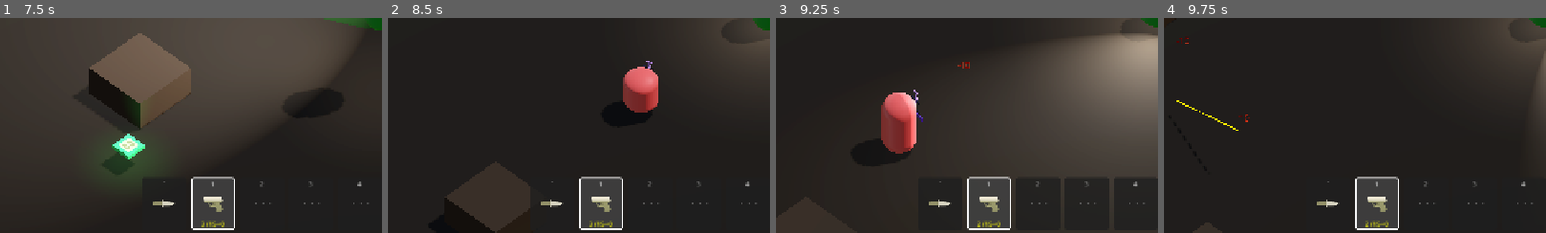
Above: before the commit, frames 1-4 (left to right).
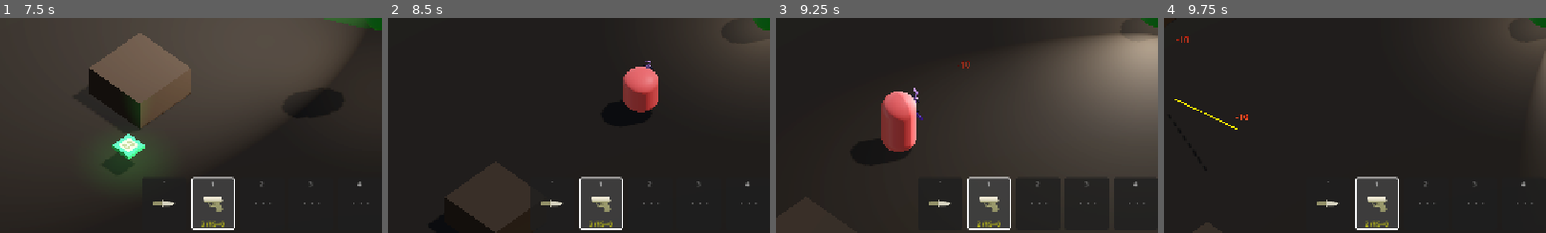
Above: after the commit, the same moments.

Repository: Kyulhee/battle-capsule
Game: Godot game, scene res://src/Main.tscn
Same seed, same stepped clock (60 frames per second), same inputs: the game is played once before the commit and once after it.
Inputs (mouse positions are % of the whole screen's width and height, from its top left):
- Up to frame 1 (7.5 s): click "START MATCH" at 0.5 s; click "START MATCH" at 1.25 s; click "쉬움" at 2 s; click "보통" at 2.75 s; click "어려움" at 3.5 s; click "지옥" at 4.25 s; click "RECORDS" at 5 s; click "선택" at 5.75 s; tap Enter at 6.5 s; move the mouse to (72, 45) at 6.52 s; press the mouse at (72, 45) at 6.53 s; hold D (ui_right) 6.53-7.28 s; tap Space at 6.77 s; move the mouse to (30, 55) at 7.27 s; release the mouse at (30, 55) at 7.28 s; hold S (ui_down) from 7.28 s (still down); tap Q (heal) at 7.35 s
- Up to frame 2 (8.5 s): tap Space at 7.52 s; move the mouse to (60, 28) at 8.02 s; release S (ui_down) at 8.03 s; hold D (ui_right) from 8.03 s (still down); tap F (interact) at 8.1 s
- Up to frame 3 (9.25 s): move the mouse to (45, 70) at 8.77 s; release D (ui_right) at 8.78 s; hold W (ui_up) from 8.78 s (still down); tap C at 8.85 s; click (45, 70) at 8.92 s; tap Space at 9.02 s
- Up to frame 4 (9.75 s): move the mouse to (80, 65) at 9.52 s; release W (ui_up) at 9.53 s; hold A (ui_left) from 9.53 s (still down); tap 1 at 9.6 s
The pictures show only the part of the screen within x 0-50%, y 48-98%; the shares and areas given below are measured in that part.

Frame 1 is identical in both runs. In frame 2, 0.1% of the frame differs, in the area x 61-71%, y 20-44%; in frame 3, 0.2%; in frame 4, 0.2%, in the area x 2-23%, y 8-53%.

Commit message:
refactor: extract player slot hud renderer

Diff:
--- a/src/entities/player/Player.gd
+++ b/src/entities/player/Player.gd
@@ -68,6 +68,7 @@
 const DropDisplayCatalogScript = preload("res://src/core/DropDisplayCatalog.gd")
 const ItemDisplayFormatterScript = preload("res://src/core/ItemDisplayFormatter.gd")
 const PlayerHudBuilderScript = preload("res://src/ui/player/PlayerHudBuilder.gd")
+const PlayerSlotHudRendererScript = preload("res://src/ui/player/PlayerSlotHudRenderer.gd")
 const WeaponSlotManagerScript = preload("res://src/core/WeaponSlotManager.gd")
 
 # ── Weapon Slot Inventory ────────────────────────────────────────────────
@@ -552,55 +553,13 @@
 			if Sfx: Sfx.play("hit", hit_pos)
 
 func _refresh_slot_hud():
-	if slot_panels.is_empty(): return
-	var active_style = StyleBoxFlat.new()
-	active_style.bg_color = Color(0.25, 0.25, 0.25, 0.9)
-	active_style.border_color = Color.WHITE
-	active_style.set_border_width_all(2)
-	active_style.set_corner_radius_all(4)
-
-	var normal_style = StyleBoxFlat.new()
-	normal_style.bg_color = Color(0.12, 0.12, 0.12, 0.8)
-	normal_style.set_corner_radius_all(4)
-
-	var empty_style = StyleBoxFlat.new()
-	empty_style.bg_color = Color(0.25, 0.05, 0.05, 0.85)
-	empty_style.set_corner_radius_all(4)
-
-	for i in range(5):
-		var panel = slot_panels[i]
-		var out_of_ammo = (i >= 1) and slots.weapon_slots[i] != null and slots.slot_ammo[i] <= 0 and slots.slot_reserve[i] <= 0
-
-		if i == slots.active_slot:
-			panel.add_theme_stylebox_override("panel", active_style)
-		elif out_of_ammo:
-			panel.add_theme_stylebox_override("panel", empty_style)
-		else:
-			panel.add_theme_stylebox_override("panel", normal_style)
-
-		if not slot_icon_rects.is_empty():
-			if i == 0:
-				slot_icon_rects[i].texture = _make_weapon_icon("knife")
-			elif slots.weapon_slots[i] == null:
-				slot_icon_rects[i].texture = _make_weapon_icon("")
-			else:
-				slot_icon_rects[i].texture = _make_weapon_icon(slots.weapon_slots[i].weapon_type)
-		if i == 0:
-			slot_ammo_labels[i].text = ""
-			slot_ammo_labels[i].modulate = Color.WHITE
-		elif slots.weapon_slots[i] == null:
-			slot_ammo_labels[i].text = ""
-		else:
-			var ammo  = slots.slot_ammo[i]
-			var max_a = slots.weapon_slots[i].max_ammo
-			var res   = slots.slot_reserve[i]
-			slot_ammo_labels[i].text = ItemDisplayFormatterScript.slot_ammo_text(ammo, max_a, res)
-			if ammo <= 0 and res <= 0:
-				slot_ammo_labels[i].modulate = Color.RED
-			elif ammo <= max_a / 4:
-				slot_ammo_labels[i].modulate = Color.YELLOW
-			else:
-				slot_ammo_labels[i].modulate = Color.WHITE
+	PlayerSlotHudRendererScript.refresh(
+		slot_panels,
+		slot_icon_rects,
+		slot_ammo_labels,
+		slots,
+		Callable(self, "_make_weapon_icon")
+	)
 
 func _load_catalog_icon(icon_id: String) -> Texture2D:
 	if _catalog_icon_cache.has(icon_id):
--- /dev/null
+++ b/src/ui/player/PlayerSlotHudRenderer.gd
@@ -0,0 +1,67 @@
+extends RefCounted
+
+const ItemDisplayFormatterScript = preload("res://src/core/ItemDisplayFormatter.gd")
+
+static func refresh(slot_panels: Array, slot_icon_rects: Array, slot_ammo_labels: Array, slots: WeaponSlotManager, icon_provider: Callable) -> void:
+	if slot_panels.is_empty():
+		return
+
+	var active_style = StyleBoxFlat.new()
+	active_style.bg_color = Color(0.25, 0.25, 0.25, 0.9)
+	active_style.border_color = Color.WHITE
+	active_style.set_border_width_all(2)
+	active_style.set_corner_radius_all(4)
+
+	var normal_style = StyleBoxFlat.new()
+	normal_style.bg_color = Color(0.12, 0.12, 0.12, 0.8)
+	normal_style.set_corner_radius_all(4)
+
+	var empty_style = StyleBoxFlat.new()
+	empty_style.bg_color = Color(0.25, 0.05, 0.05, 0.85)
+	empty_style.set_corner_radius_all(4)
+
+	for i in range(slot_panels.size()):
+		var panel = slot_panels[i] as PanelContainer
+		if not panel:
+			continue
+		var has_weapon = i >= 1 and i < slots.weapon_slots.size() and slots.weapon_slots[i] != null
+		var out_of_ammo = has_weapon and slots.slot_ammo[i] <= 0 and slots.slot_reserve[i] <= 0
+
+		if i == slots.active_slot:
+			panel.add_theme_stylebox_override("panel", active_style)
+		elif out_of_ammo:
+			panel.add_theme_stylebox_override("panel", empty_style)
+		else:
+			panel.add_theme_stylebox_override("panel", normal_style)
+
+		if i < slot_icon_rects.size():
+			var icon_rect = slot_icon_rects[i] as TextureRect
+			if icon_rect:
+				if i == 0:
+					icon_rect.texture = icon_provider.call("knife") as Texture2D
+				elif not has_weapon:
+					icon_rect.texture = icon_provider.call("") as Texture2D
+				else:
+					icon_rect.texture = icon_provider.call(slots.weapon_slots[i].weapon_type) as Texture2D
+
+		if i >= slot_ammo_labels.size():
+			continue
+		var ammo_label = slot_ammo_labels[i] as Label
+		if not ammo_label:
+			continue
+		if i == 0:
+			ammo_label.text = ""
+			ammo_label.modulate = Color.WHITE
+		elif not has_weapon:
+			ammo_label.text = ""
+		else:
+			var ammo = slots.slot_ammo[i]
+			var max_ammo = slots.weapon_slots[i].max_ammo
+			var reserve = slots.slot_reserve[i]
+			ammo_label.text = ItemDisplayFormatterScript.slot_ammo_text(ammo, max_ammo, reserve)
+			if ammo <= 0 and reserve <= 0:
+				ammo_label.modulate = Color.RED
+			elif ammo <= max_ammo / 4:
+				ammo_label.modulate = Color.YELLOW
+			else:
+				ammo_label.modulate = Color.WHITE
Not shown, changed: docs/ARCHITECTURE.md
Not shown, changed: docs/DEVLOG.md
Not shown, changed: docs/IMPACT_MAP.md
Not shown, changed: docs/MASTERPLAN.md
Not shown, changed: docs/devlog/v1.11.md
